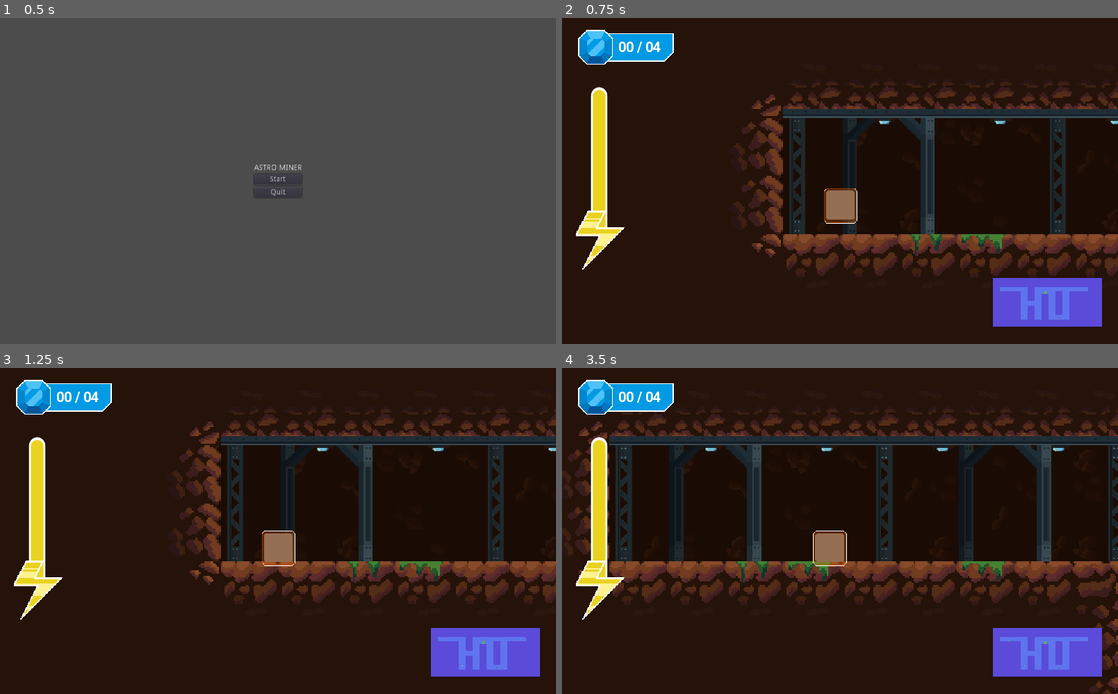
Above: before the commit, frames 1-4 (two rows, left to right).
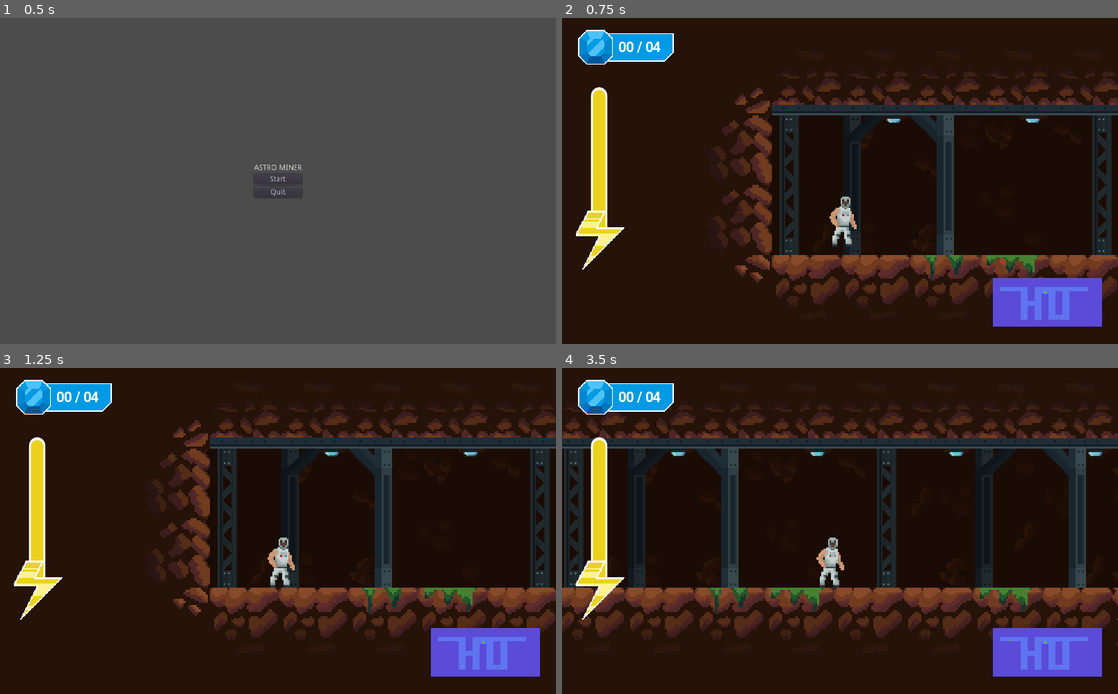
Above: after the commit, the same moments.

Repository: JPabloMF/astrominer-game
Game: Godot game, scene res://scenes/UI/StartMenu.tscn
Two runs of this game, one before a commit and one after it. Both use one fixed random seed, a clock stepped at 60 frames per second and the inputs below.
Inputs:
- Up to frame 1 (0.5 s): no input
- Up to frame 2 (0.75 s): click "Start" at 0.5 s
- Up to frame 3 (1.25 s): no input
- Up to frame 4 (3.5 s): tap Enter at 1.25 s; hold Right (ui_right) 1.28-2.78 s; tap Z (ui_up) at 1.52, 2.27 s; hold Left (ui_left) from 2.78 s (still down)

Frame 1 is identical in both runs. In frame 2, 19% of the frame differs, in the area x 30-100%, y 20-88%; in frame 3, 20%; in frame 4, 29%, in the area x 0-100%, y 14-100%.

Commit message:
player scale

Diff:
--- a/scenes/Player.tscn
+++ b/scenes/Player.tscn
@@ -1,7 +1,7 @@
 [gd_scene load_steps=11 format=2]
 
 [ext_resource path="res://scripts/Player.gd" type="Script" id=1]
-[ext_resource path="res://icon.png" type="Texture" id=2]
+[ext_resource path="res://sprites/astrominer.png" type="Texture" id=2]
 [ext_resource path="res://scenes/UI/GemsIndicator.tscn" type="PackedScene" id=3]
 [ext_resource path="res://scenes/UI/EnergyBar.tscn" type="PackedScene" id=4]
 [ext_resource path="res://scenes/UI/Energy.tscn" type="PackedScene" id=5]
@@ -9,7 +9,7 @@
 [ext_resource path="res://scenes/UI/PauseMenu.tscn" type="PackedScene" id=7]
 
 [sub_resource type="RectangleShape2D" id=1]
-extents = Vector2( 25.2421, 25.2145 )
+extents = Vector2( 25.2421, 26.1192 )
 
 [sub_resource type="RectangleShape2D" id=2]
 extents = Vector2( 25.8367, 26.5996 )
@@ -19,16 +19,16 @@
 
 [node name="Player" type="KinematicBody2D"]
 position = Vector2( 309.465, 200.252 )
+scale = Vector2( 1.5, 1.5 )
 z_index = 1
 script = ExtResource( 1 )
 
 [node name="PlayerSprite" type="Sprite" parent="."]
 position = Vector2( -0.364944, -0.267456 )
-scale = Vector2( 0.5, 0.5 )
 texture = ExtResource( 2 )
 
 [node name="CollisionShape2D" type="CollisionShape2D" parent="."]
-position = Vector2( 0.0810165, -0.416199 )
+position = Vector2( -0.129471, 0.495804 )
 scale = Vector2( 0.6, 0.6 )
 shape = SubResource( 1 )
 
@@ -42,14 +42,18 @@
 [node name="Camera2D" type="Camera2D" parent="."]
 position = Vector2( -0.767208, -18.6481 )
 current = true
-zoom = Vector2( 0.6, 0.6 )
+zoom = Vector2( 0.5, 0.5 )
 smoothing_enabled = true
 smoothing_speed = 20.0
 
 [node name="Shield" type="Sprite" parent="."]
-position = Vector2( -0.249817, 0.306985 )
+visible = false
+position = Vector2( -0.485779, -3.35052 )
 scale = Vector2( 0.578911, 0.610231 )
 texture = ExtResource( 6 )
+__meta__ = {
+"_edit_group_": true
+}
 
 [node name="Shield" type="Area2D" parent="Shield"]
 
